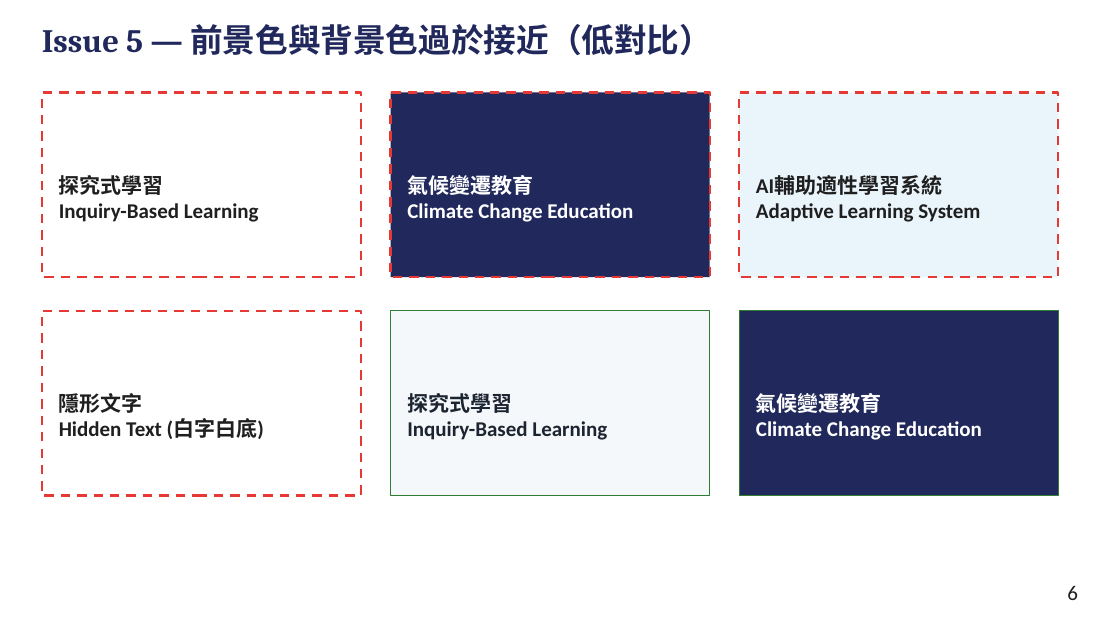
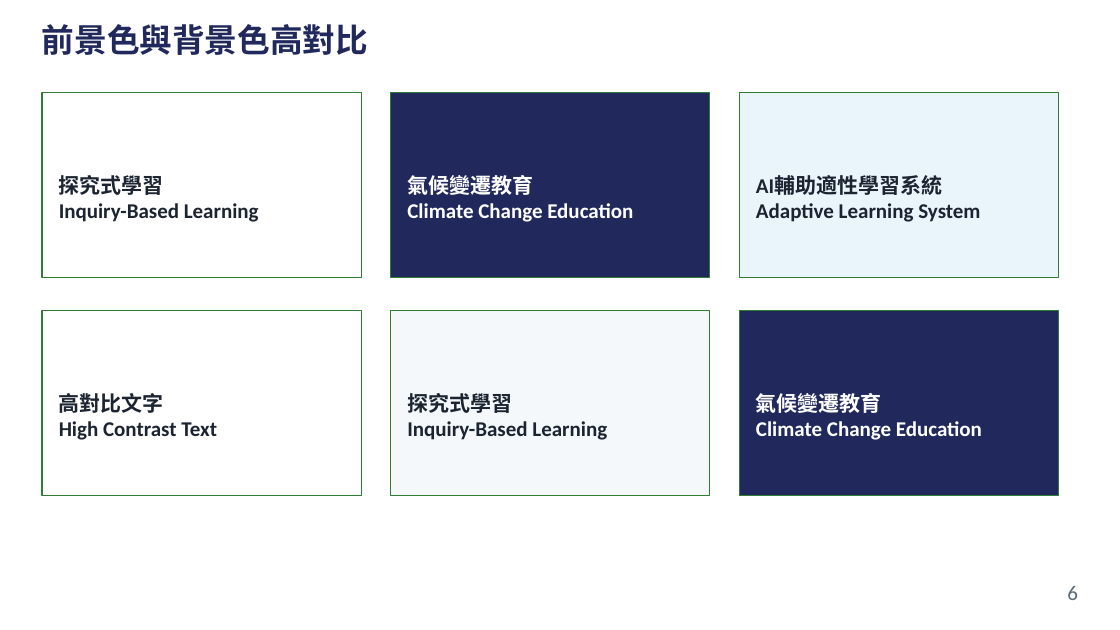
Before and after one commit to billlingsley/storage, a slide deck: slide 6 of out/41411005E_林俊緯_隨堂測驗1.pptx. Drawn at 1120x630 pixels with LibreOffice and Linux fonts; fonts in the diff are those of the drawing. Boxes give left, top, right and bottom in pixels: in the first picture for what was removed or moved away, otherwise in the second. Text is boxed around its words. In the diff, an @@ line names an element or a change of style, - is before the commit and + after.

```diff
--- a/out/41411005E_林俊緯_隨堂測驗1.pptx
+++ b/out/41411005E_林俊緯_隨堂測驗1.pptx
@@ text at <box>42,24,368,55</box>: text changed @@
-Issue 5 — 前景色與背景色過於接近（低對比）
+前景色與背景色高對比
@@ text "探究式學習" at <box>59,175,259,222</box>: text colour #1F1F1F to #1B2430 @@
@@ text "AI輔助適性學習系統" at <box>756,175,980,222</box>: text colour #1F1F1F to #1B2430 @@
@@ outline #E53935 2 pt dashed to #2E7D32 1 pt in 4 elements at <box>42,92,361,277</box>, <box>391,92,710,277</box>, <box>739,92,1059,277</box>, <box>42,311,361,496</box> @@
@@ text at <box>59,393,217,440</box>: text changed; text colour #1F1F1F to #1B2430 @@
-隱形文字
-Hidden Text (白字白底)
+高對比文字
+High Contrast Text
@@ text "6" at <box>1067,586,1078,600</box>: text colour #1F1F1F to #5A6B78 @@
```
Also in this commit, not shown: 5 other slides changed.
